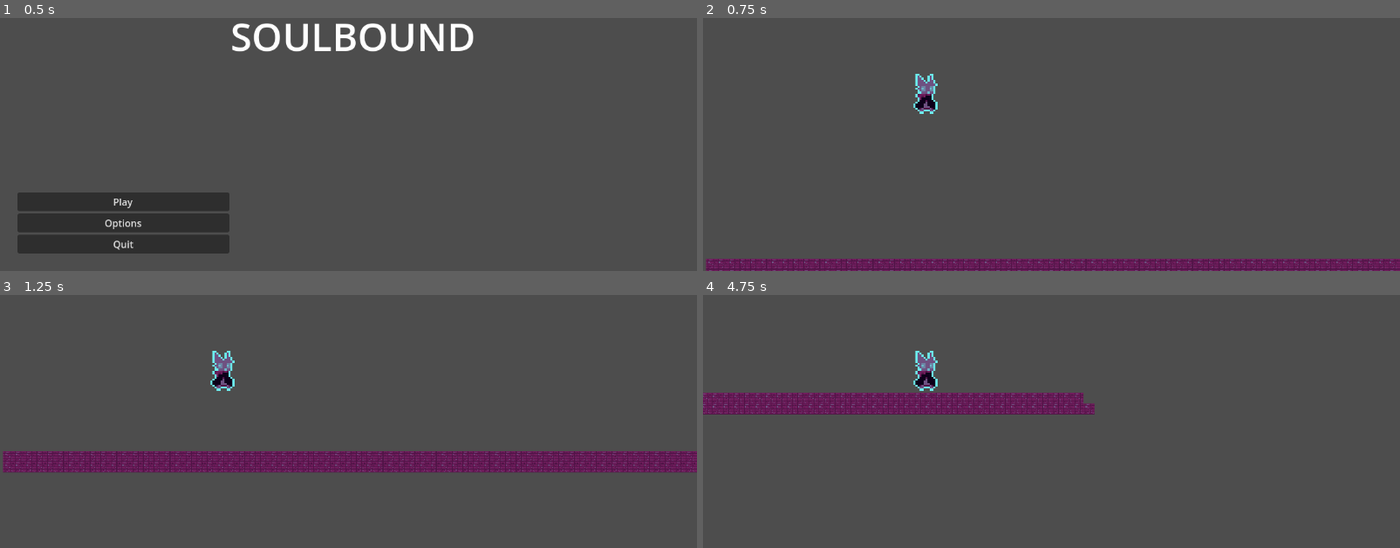
Above: before the commit, frames 1-4 (two rows, left to right).
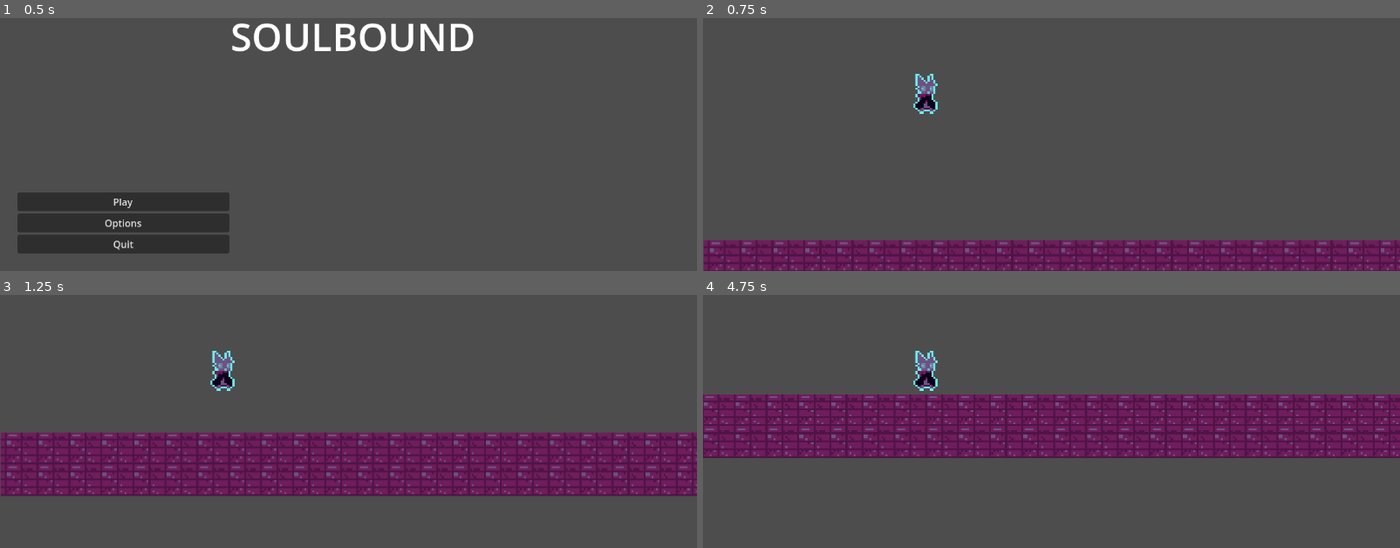
Above: after the commit, the same moments.

Repository: felipepreuss/platformer-testes-etc
Game: Godot game, scene res://menu.tscn
The game is run twice, just before and just after one commit, with the same random seed, the same clock (stepped at 60 frames per second) and the same inputs.
Inputs:
- Up to frame 1 (0.5 s): no input
- Up to frame 2 (0.75 s): click "Play" at 0.5 s
- Up to frame 3 (1.25 s): no input
- Up to frame 4 (4.75 s): hold D (Direita) 1.28-2.78 s; tap Space (Pular) at 1.52, 2.27, 3.77, 4.52 s; hold A (Esquerda) 2.78-3.53 s; hold D (Direita) from 3.53 s (still down)

Frame 1 is identical in both runs. In frame 2, 9.0% of the frame differs, in the area x 0-100%, y 87-100%; in frame 3, 19%; in frame 4, 23%, in the area x 0-100%, y 38-65%.

Commit message:
Add files via upload

Diff:
--- a/plataformawowow/menu.tscn
+++ b/plataformawowow/menu.tscn
@@ -36,7 +36,7 @@
 
 [node name="Play" type="Button" parent="VBoxContainer"]
 layout_mode = 2
-tooltip_text = "esdaf
+tooltip_text = "
 "
 text = "Play"
 
--- a/plataformawowow/node_2d.tscn
+++ b/plataformawowow/node_2d.tscn
@@ -68,7 +68,7 @@
 }]
 
 [sub_resource type="RectangleShape2D" id="RectangleShape2D_wq2cv"]
-size = Vector2(1238, 32)
+size = Vector2(1927, 66)
 
 [sub_resource type="TileSetAtlasSource" id="TileSetAtlasSource_co6ur"]
 texture = ExtResource("3_k7hf8")
@@ -113,11 +113,13 @@
 position = Vector2(21, 4)
 
 [node name="CollisionShape2D" type="CollisionShape2D" parent="StaticBody2D"]
-position = Vector2(602, 592)
+position = Vector2(944.5, 579)
 shape = SubResource("RectangleShape2D_wq2cv")
 
 [node name="TileMap" type="TileMap" parent="StaticBody2D"]
 texture_filter = 3
+position = Vector2(28, -1180)
+scale = Vector2(3, 3)
 tile_set = SubResource("TileSet_870qk")
 format = 2
 layer_0/tile_data = PackedInt32Array(2424833, 0, 0, 2424834, 0, 0, 2424835, 0, 0, 2424836, 0, 0, 2424837, 0, 0, 2424838 …(2092 unchanged characters)…
